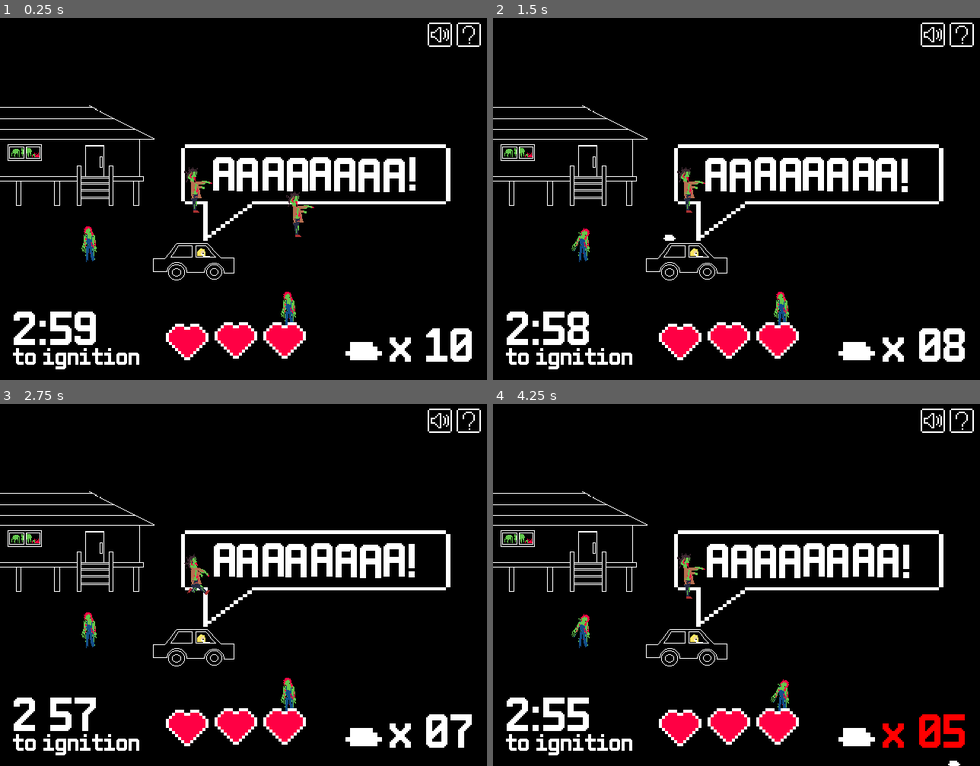
Above: before the commit, frames 1-4 (two rows, left to right).
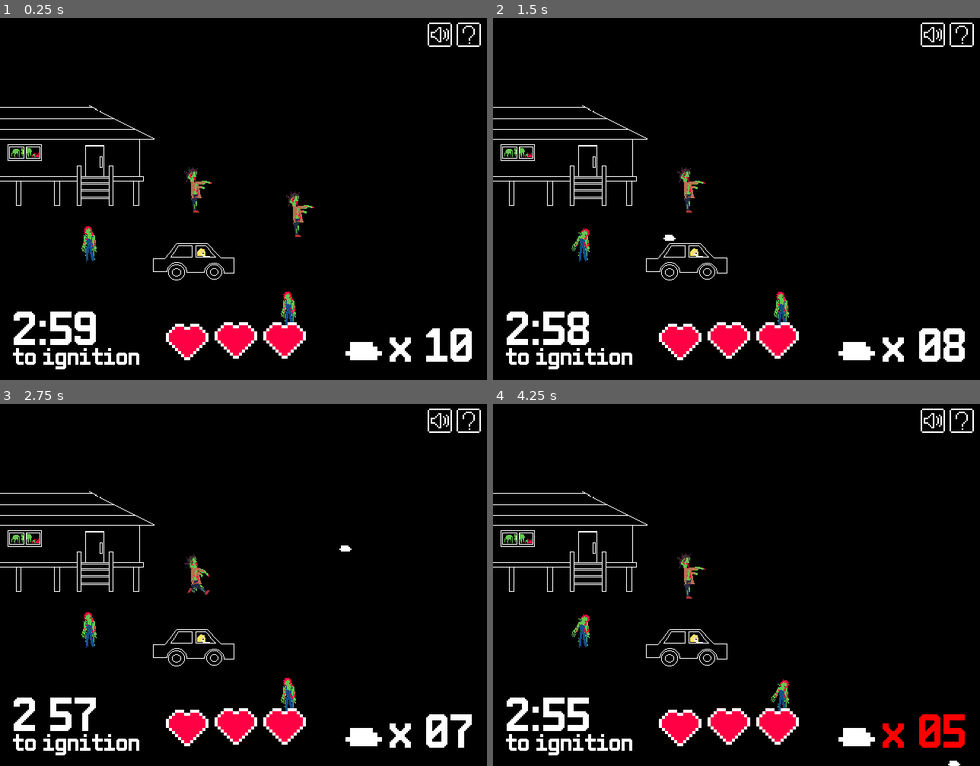
Above: after the commit, the same moments.

Repository: sanitygames/gameoff2022
Game: Godot game, scene res://game/Game.tscn
The game is run twice, just before and just after one commit, with the same random seed, the same clock (stepped at 60 frames per second) and the same inputs.
Inputs (mouse positions are in pixels of both pictures, inside the frame that each line leads up to):
- Up to frame 1 (0.25 s): no input
- Up to frame 2 (1.5 s): move the mouse to (843, 180) at 0.52 s; click (843, 180) at 0.67 s; move the mouse to (639, 217) at 1.27 s; click (639, 217) at 1.42 s
- Up to frame 3 (2.75 s): move the mouse to (292, 501) at 2.02 s; click (292, 501) at 2.17 s
- Up to frame 4 (4.25 s): move the mouse to (712, 657) at 2.77 s; click (712, 657) at 2.92 s; move the mouse to (882, 639) at 3.52 s; click (882, 639) at 3.67 s

The runs differ from the first frame. In frame 1, 3.7% of the frame differs, in the area x 37-93%, y 34-62%; in frame 2, 3.8%; in frame 3, 3.7%; in frame 4, 3.8%.

Commit message:
game main routine start

Diff:
--- a/game/Game.gd
+++ b/game/Game.gd
@@ -1,7 +1,14 @@
 extends Node2D
+
+export (Array) var wave_node_pathes
+
 
 func _input(event):
 	if event is InputEventMouseButton:
 		if event.is_pressed() && event.button_index == BUTTON_LEFT:
 			if $GameUILayer/WeaponUI.get_weapon():
 				$WeaponSpawner.spawn(event.position)
+
+
+func _ready():
+	pass
--- a/game/Game.tscn
+++ b/game/Game.tscn
@@ -148,6 +148,7 @@
 }
 
 [node name="Fukidasi" type="TextureRect" parent="."]
+visible = false
 margin_left = 113.0
 margin_top = 83.0
 margin_right = 299.0
@@ -219,18 +220,6 @@
 "_edit_lock_": true
 }
 
-[node name="Zombie" parent="." instance=ExtResource( 1 )]
-position = Vector2( 128, 115 )
-
-[node name="Zombie4" parent="." instance=ExtResource( 1 )]
-position = Vector2( 59, 151 )
-
-[node name="Zombie5" parent="." instance=ExtResource( 1 )]
-position = Vector2( 190, 194 )
-
-[node name="Zombie6" parent="." instance=ExtResource( 1 )]
-position = Vector2( 195, 131 )
-
 [node name="WeaponSpawner" type="Node2D" parent="."]
 position = Vector2( 133, 156 )
 script = ExtResource( 107 )
@@ -282,22 +271,16 @@
 text = "x 99"
 align = 2
 
-[node name="Debug" type="Node2D" parent="."]
-visible = false
-
-[node name="Button" type="Button" parent="Debug"]
-margin_left = 252.0
-margin_top = 65.0
-margin_right = 314.0
-margin_bottom = 85.0
-text = "damage"
-
-[node name="Button2" type="Button" parent="Debug"]
-margin_left = 252.0
-margin_top = 89.0
-margin_right = 314.0
-margin_bottom = 109.0
-text = "get w"
-
-[connection signal="pressed" from="Debug/Button" to="GameUILayer/LifeUI" method="_on_Button_pressed"]
-[connection signal="pressed" from="Debug/Button2" to="GameUILayer/WeaponUI" method="_on_Button2_pressed"]
+[node name="Zombie" parent="." instance=ExtResource( 1 )]
+position = Vector2( 128, 115 )
+
+[node name="Zombie4" parent="." instance=ExtResource( 1 )]
+position = Vector2( 59, 151 )
+
+[node name="Zombie5" parent="." instance=ExtResource( 1 )]
+position = Vector2( 190, 194 )
+
+[node name="Zombie6" parent="." instance=ExtResource( 1 )]
+position = Vector2( 195, 131 )
+
+[connection signal="ignition_timer_update" from="GameUILayer/IgnitionTimer" to="." method="_on_IgnitionTimer_ignition_timer_update"]
--- a/ignition_timer/IgnitionTimer.gd
+++ b/ignition_timer/IgnitionTimer.gd
@@ -1,4 +1,6 @@
 extends Node2D
+
+signal ignition_timer_update(rest_time)
 
 export (bool) var is_active = false
 
@@ -9,6 +11,7 @@
 func _physics_process(delta):
 	if is_active:
 		timer -= delta
+		emit_signal("ignition_timer_update", timer)
 	time_update()
 
 func _on_BlinkTimer_timeout():
--- /dev/null
+++ b/resource/font/font8px.tres
@@ -0,0 +1,7 @@
+[gd_resource type="DynamicFont" load_steps=2 format=2]
+
+[ext_resource path="res://resource/font/x16y32pxGridGazer.ttf" type="DynamicFontData" id=1]
+
+[resource]
+size = 8
+font_data = ExtResource( 1 )
Not shown, added: .VSCodeCounter/2022-11-26_20-59-25/diff.csv
Not shown, added: .VSCodeCounter/2022-11-26_20-59-25/diff.txt
Not shown, added: .VSCodeCounter/2022-11-26_20-59-25/results.csv
Not shown, added: .VSCodeCounter/2022-11-26_20-59-25/results.json
Not shown, added: .VSCodeCounter/2022-11-26_20-59-25/results.txt
Not shown, added: .VSCodeCounter/2022-11-26_20-59-25/details.md
Not shown, added: .VSCodeCounter/2022-11-26_20-59-25/diff-details.md
Not shown, added: .VSCodeCounter/2022-11-26_20-59-25/diff.md
Not shown, added: .VSCodeCounter/2022-11-26_20-59-25/results.md
